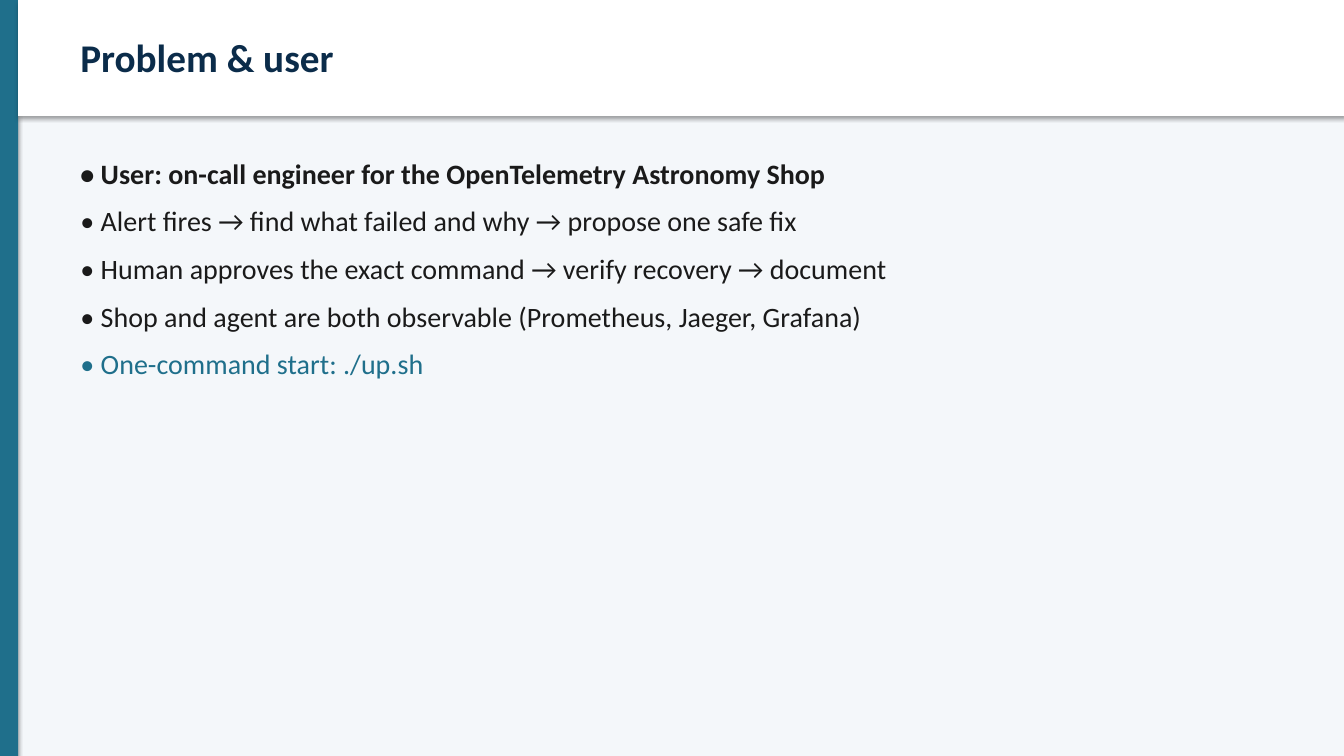
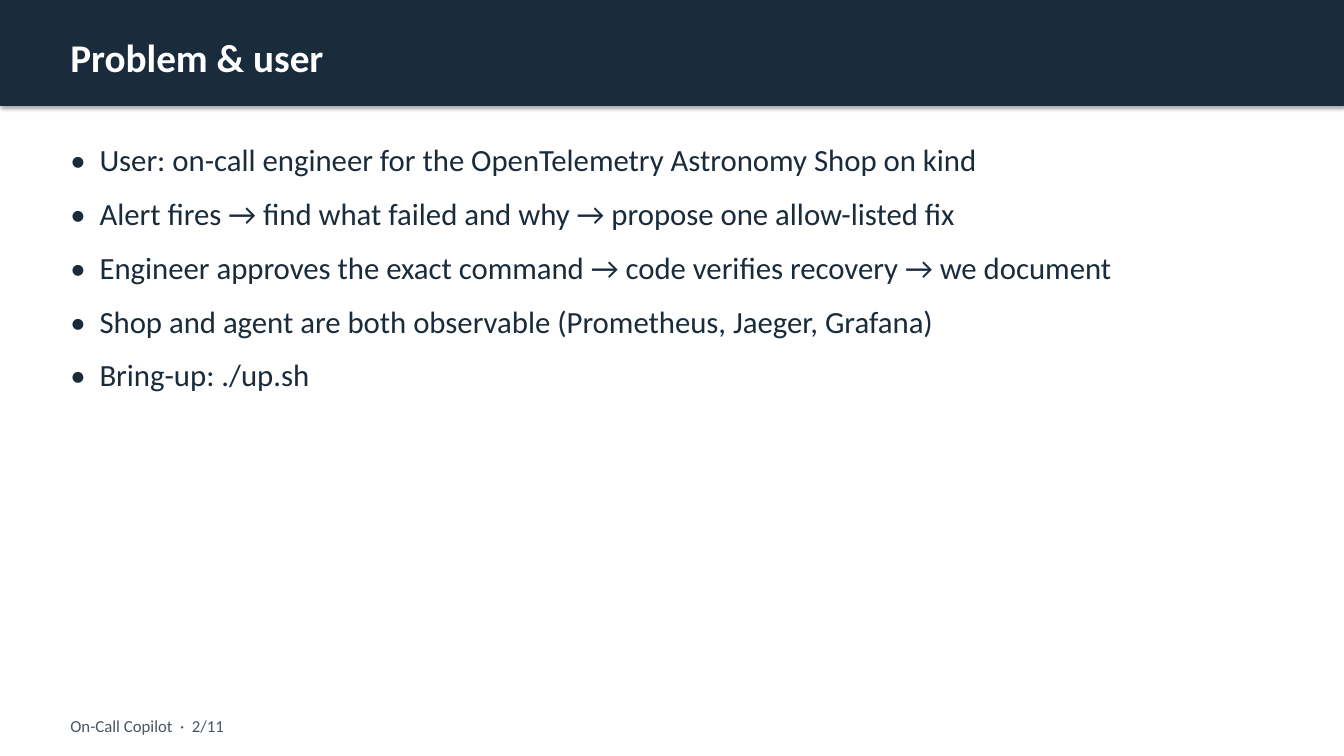
Before and after one commit to IITB-Project-Group/On-Call-Copilot, a slide deck: slide 2 of docs/submission/On-Call-Copilot-Slides.pptx. Drawn at 1344x756 pixels with LibreOffice and Linux fonts; fonts in the diff are those of the drawing. Boxes give left, top, right and bottom in pixels: in the first picture for what was removed or moved away, otherwise in the second. Text is boxed around its words. In the diff, an @@ line names an element or a change of style, - is before the commit and + after.

Commit message:
Refresh submission slides with clearer, less meta wording.

```diff
--- a/docs/submission/On-Call-Copilot-Slides.pptx
+++ b/docs/submission/On-Call-Copilot-Slides.pptx
@@ rectangle: place and size @@
-rectangle at [18,0,1344,116]
+rectangle at [0,0,1344,106]
@@ rectangle at [0,0,1344,106]: fill #FFFFFF to #1A2B3C @@
@@ rectangle removed at [0,0,1344,756] @@
@@ rectangle removed at [0,0,18,756] @@
@@ text "Problem & user": place and size @@
-text "Problem & user" at [80,44,333,73]
+text "Problem & user" at [70,44,323,73]
@@ text "Problem & user" at [70,44,323,73]: text colour #0B2C4A to #FFFFFF @@
@@ text "• User: on-call engineer for ...": place and size @@
-text "• User: on-call engineer for ..." at [101,164,886,379]
+text "• User: on-call engineer for ..." at [100,149,1111,392]
@@ text at [100,149,1111,285]: text changed; size 20 to 22 pt; text colour #1A1A1A to #1A2B3C @@
-• User: on-call engineer for the OpenTelemetry Astronomy Shop
-• Alert fires → find what failed and why → propose one safe fix
-• Human approves the exact command → verify recovery → document
+• User: on-call engineer for the OpenTelemetry Astronomy Shop on kind
+• Alert fires → find what failed and why → propose one allow-listed fix
+• Engineer approves the exact command → code verifies recovery → we document
@@ text at [100,310,933,339]: size 20 to 22 pt, text colour #1A1A1A to #1A2B3C in "• Shop and agent are both observable ..."; more space between paragraphs @@
@@ text at [100,364,309,392]: text changed; size 20 to 22 pt; text colour #1F6F8B to #1A2B3C @@
-• One-command start: ./up.sh
+• Bring-up: ./up.sh
@@ text added at [70,720,224,735], 12 pt, text #4A5563 @@
+On-Call Copilot · 2/11
```
Also in this commit, not shown: 10 other slides changed, 4 other files.
